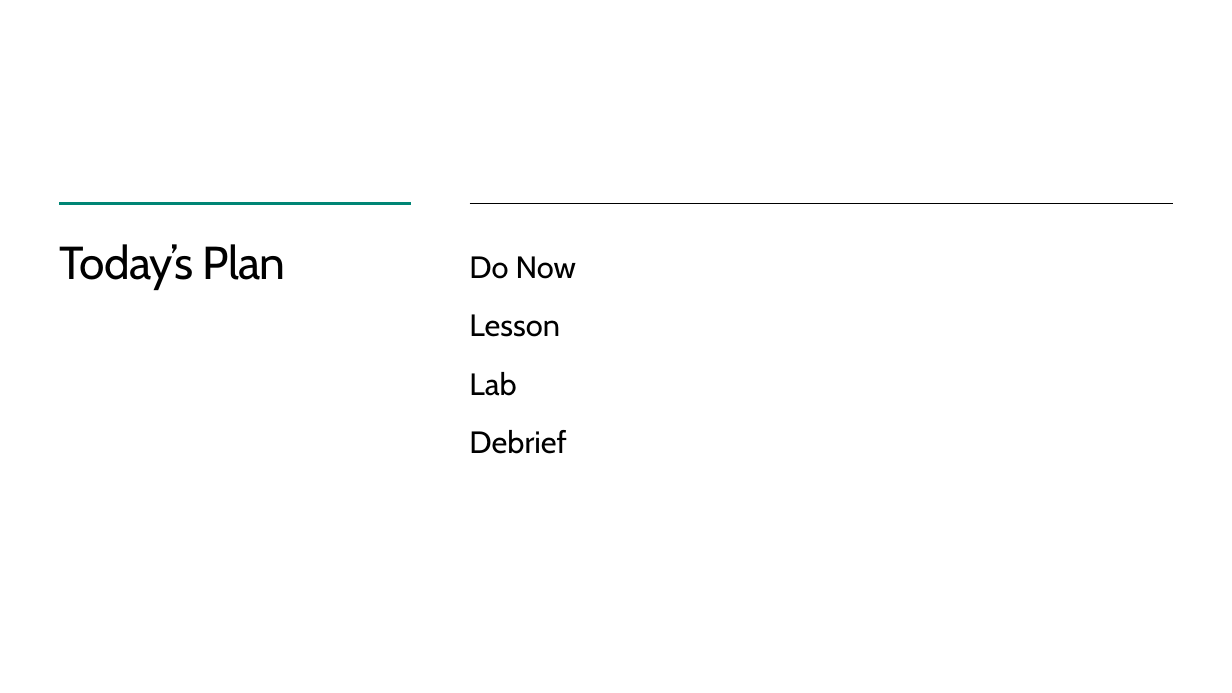
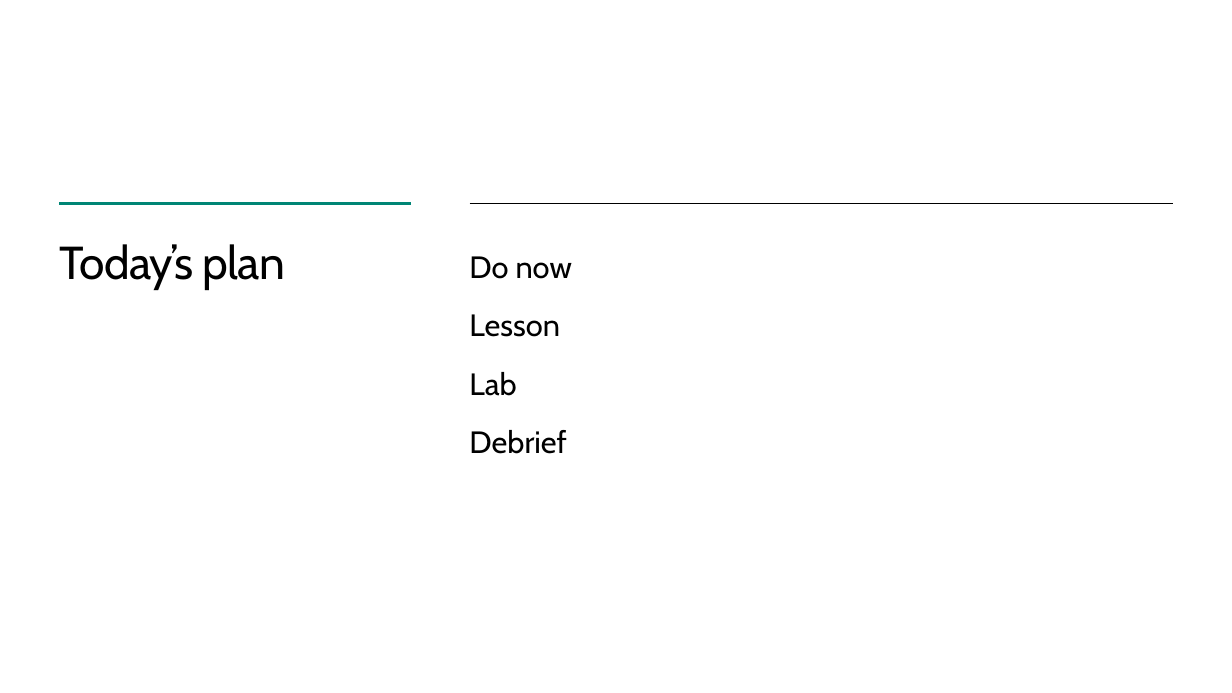
Before and after one commit to TEALSK12/introduction-to-computer-science, a slide deck: slide 3 of slidedecks/TEALS SNAP 1.1.pptx. Drawn at 1232x693 pixels with LibreOffice and Linux fonts; fonts in the diff are those of the drawing; background and template pictures are left out. Boxes give left, top, right and bottom in pixels: in the first picture for what was removed or moved away, otherwise in the second. Text is boxed around its words. In the diff, an @@ line names an element or a change of style, - is before the commit and + after.

```diff
--- a/slidedecks/TEALS SNAP 1.1.pptx
+++ b/slidedecks/TEALS SNAP 1.1.pptx
@@ title at [59,244,286,290]: text changed @@
-Today’s Plan
+Today’s plan
@@ text at [469,256,572,279]: text changed @@
-Do Now
+Do now
```
Also in this commit, not shown: 8 other slides changed, 1 slide added, 2 slides removed, 18 other files.
